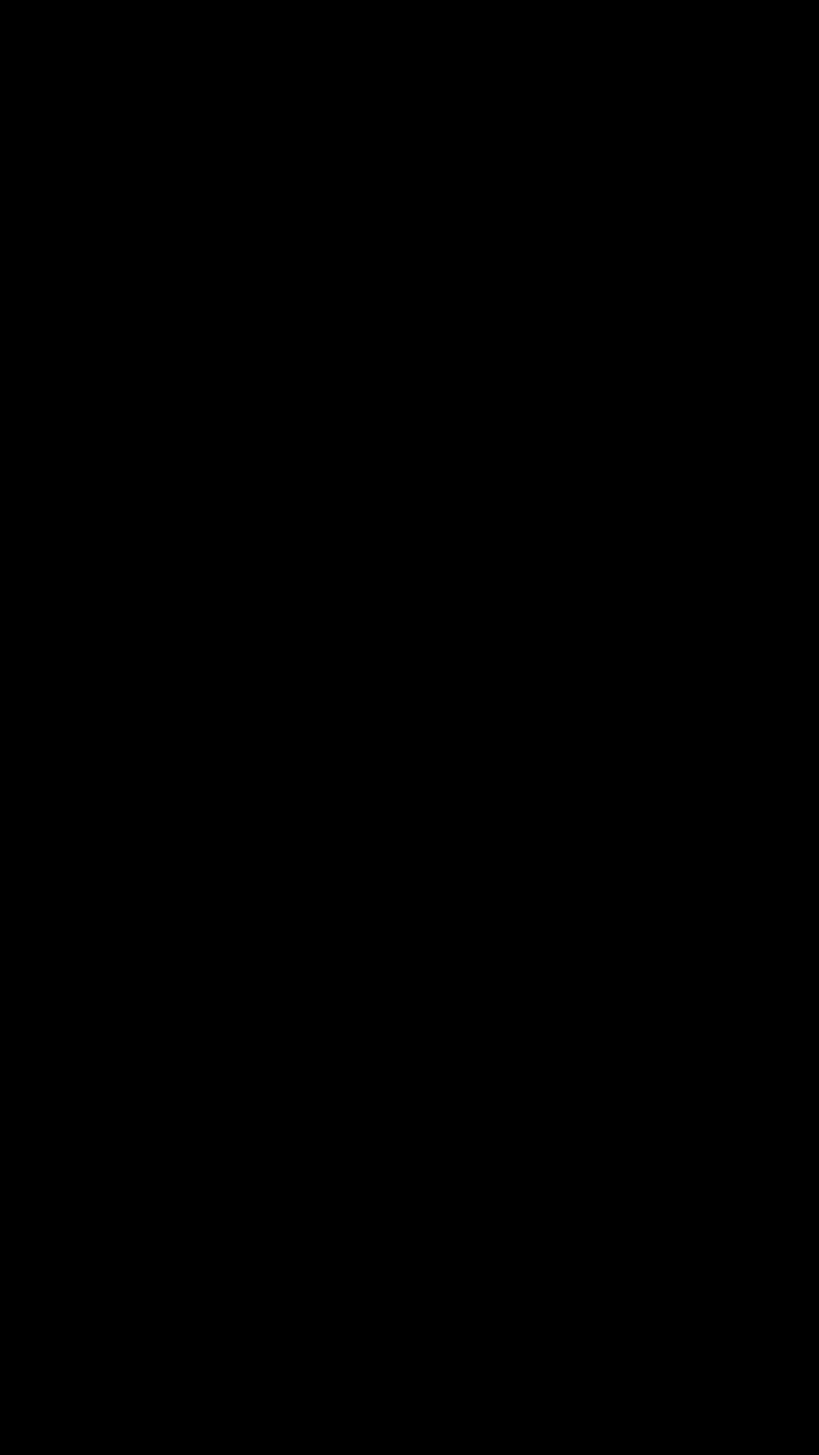
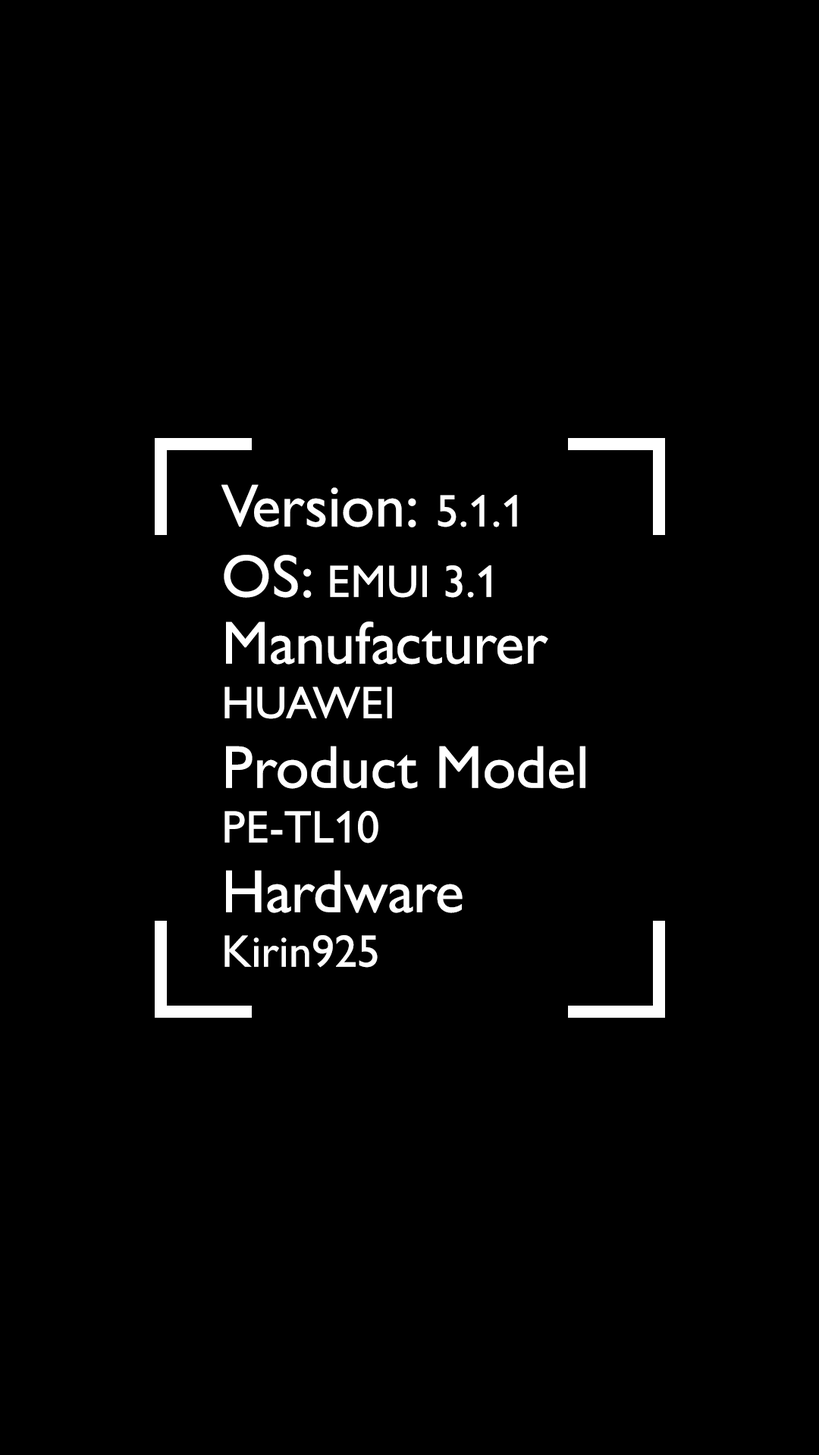
The second 819 x 1455 image is a revision of the first. Changes to its layers:
added group "Text" with 13 layers above "Border" over bbox(221, 484, 586, 968)
added group "Android" with 1 layers in group "Text" over bbox(221, 484, 517, 528)
added layer "version" in group "Android" over bbox(221, 484, 517, 528)
added group "OS" with 2 layers in group "Text" over bbox(223, 554, 492, 599)
added layer "emui" in group "OS" over bbox(223, 554, 492, 599)
added group "Manufacture" with 2 layers in group "Text" over bbox(224, 621, 549, 720)
added layer "HUAWEI" in group "Manufacture" over bbox(224, 621, 549, 720)
added group "Device" with 2 layers in group "Text" over bbox(224, 745, 586, 844)
added layer "PE-TL10" in group "Device" over bbox(224, 745, 586, 844)
added group "Hardware" with 1 layers in group "Text" over bbox(224, 870, 463, 968)
added layer "cpu" in group "Hardware" over bbox(224, 870, 463, 968)
added group "Border" with 6 layers above "Background" over bbox(154, 438, 665, 1018)
added group "Top" with 2 layers in group "Border" over bbox(154, 438, 665, 536)
added layer "Right" (1st of 2, in "Border" › "Top") in group "Top" over bbox(567, 438, 665, 536)
added layer "Left" (1st of 2, in "Border" › "Top") in group "Top" over bbox(154, 438, 252, 536)
added group "Bottom" with 2 layers in group "Border" over bbox(154, 920, 665, 1018)
added layer "Right" (2nd of 2, in "Border" › "Bottom") in group "Bottom" over bbox(567, 920, 665, 1018)
added layer "Left" (2nd of 2, in "Border" › "Bottom") in group "Bottom" over bbox(154, 920, 252, 1018)
